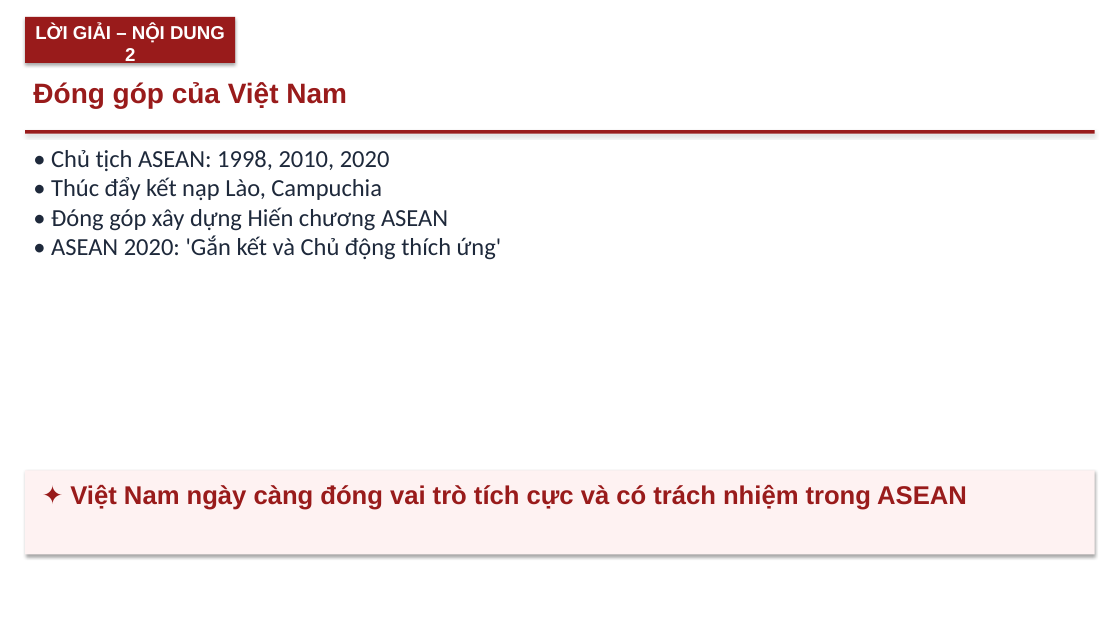
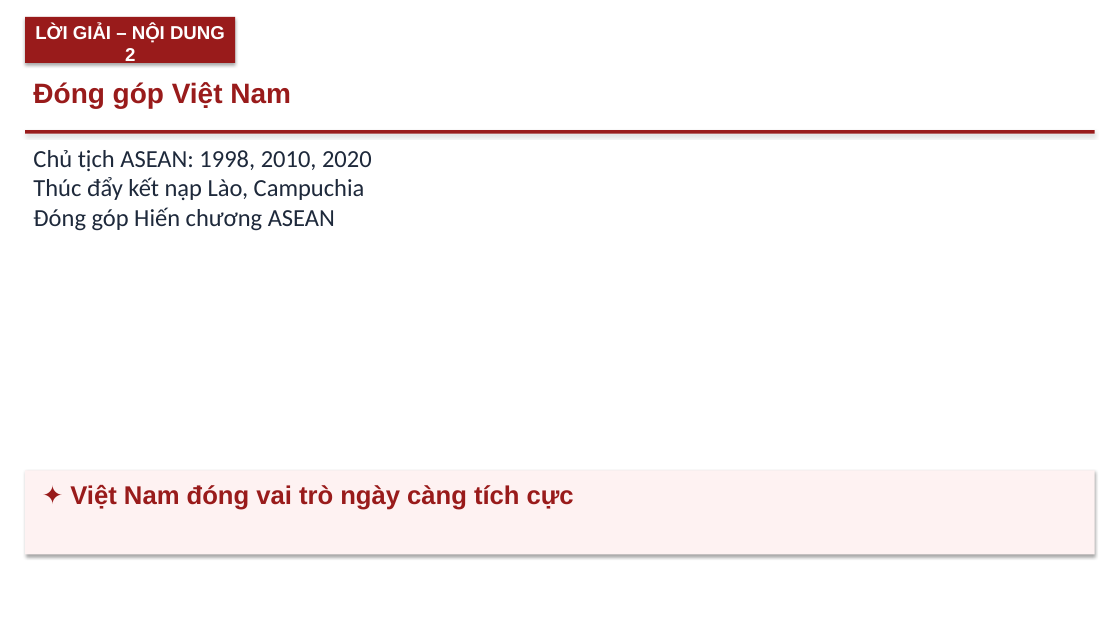
Before and after one commit to Trangtu66/Taode_thi_online, a slide deck: slide 7 of mon/lich_su/slide/lop12/Slide_LICHSU12_Bài_5_Cộng_đồng_ASEAN_TT12-13.pptx (slide 6 before the commit). Drawn at 1120x630 pixels with LibreOffice and Linux fonts; fonts in the diff are those of the drawing. Boxes give left, top, right and bottom in pixels: in the first picture for what was removed or moved away, otherwise in the second. Text is boxed around its words. In the diff, an @@ line names an element or a change of style, - is before the commit and + after.

```diff
--- a/mon/lich_su/slide/lop12/Slide_LICHSU12_Bài_5_Cộng_đồng_ASEAN_TT12-13.pptx
+++ b/mon/lich_su/slide/lop12/Slide_LICHSU12_Bài_5_Cộng_đồng_ASEAN_TT12-13.pptx
@@ text at (x1=33, y1=82, x2=291, y2=108): text changed @@
-Đóng góp của Việt Nam
+Đóng góp Việt Nam
@@ text at (x1=33, y1=150, x2=372, y2=231): text changed @@
-• Chủ tịch ASEAN: 1998, 2010, 2020
-• Thúc đẩy kết nạp Lào, Campuchia
-• Đóng góp xây dựng Hiến chương ASEAN
-• ASEAN 2020: 'Gắn kết và Chủ động thích ứng'
+Chủ tịch ASEAN: 1998, 2010, 2020
+Thúc đẩy kết nạp Lào, Campuchia
+Đóng góp Hiến chương ASEAN
@@ text at (x1=70, y1=485, x2=574, y2=510): text changed @@
-✦ Việt Nam ngày càng đóng vai trò tích cực và có trách nhiệm trong ASEAN
+✦ Việt Nam đóng vai trò ngày càng tích cực
```
Also in this commit, not shown: 5 other slides changed, 1 slide added, 33 other files.
